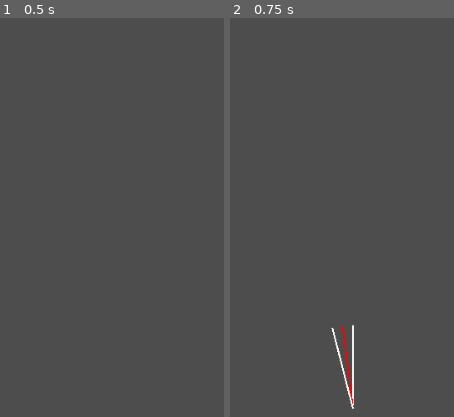
Above: before the commit, frames 1-2 (left to right).
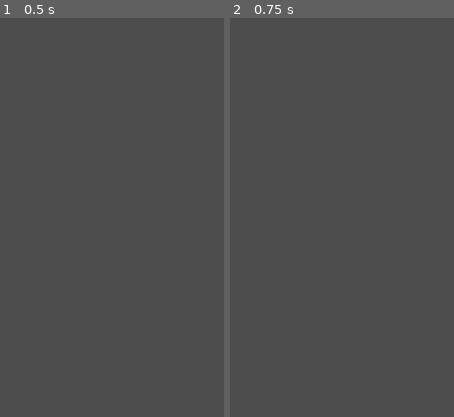
Above: after the commit, the same moments.

Repository: arunas-cesonis/pingpong2
Game: Godot game, scene res://root.tscn
The game is run twice, just before and just after one commit, with the same random seed, the same clock (stepped at 60 frames per second) and the same inputs.
Inputs:
- Up to frame 1 (0.5 s): no input
- Up to frame 2 (0.75 s): tap Enter at 0.5 s; hold D (MoveRight) from 0.53 s (still down)
The pictures show only the part of the screen within x 22-72%, y 50-100%; the shares and areas given below are measured in that part.

Frame 1 is identical in both runs. In frame 2, 0.6% of the frame differs, in the area x 45-56%, y 76-98%.

Commit message:
Fix ball position

Diff:
--- a/root.gd
+++ b/root.gd
@@ -21,7 +21,10 @@
 @export var reflect_amount := 0.5
 
 @onready var player_velocity = Vector2.ZERO
+
+# To be used to add acceleration to ball
 @onready var player_velocity_avg = Vector2.ZERO
+
 @onready var ball_speed = initial_ball_speed
 @onready var ball_direction = initial_ball_direction
 
--- a/root.tscn
+++ b/root.tscn
@@ -48,11 +48,10 @@
 shape = SubResource("RectangleShape2D_2yc25")
 
 [node name="Ball" type="AnimatableBody2D" parent="."]
-position = Vector2(0, 500)
+position = Vector2(270, 480)
 sync_to_physics = false
 
 [node name="CollisionShape2D" type="CollisionShape2D" parent="Ball"]
-position = Vector2(270, 100)
 shape = SubResource("CircleShape2D_wka3s")
 
 [node name="Brick" parent="." instance=ExtResource("3_dkdet")]
